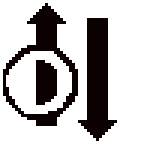
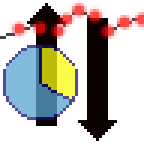
Two versions of the same layered image (w=144, h=144). Layer-by-layer changes:
added layer "histgraph" (75%) above "piechart" over [0,0,144,39]
"piechart": opacity 100% → 75%, painted on it over [3,45,78,120]
